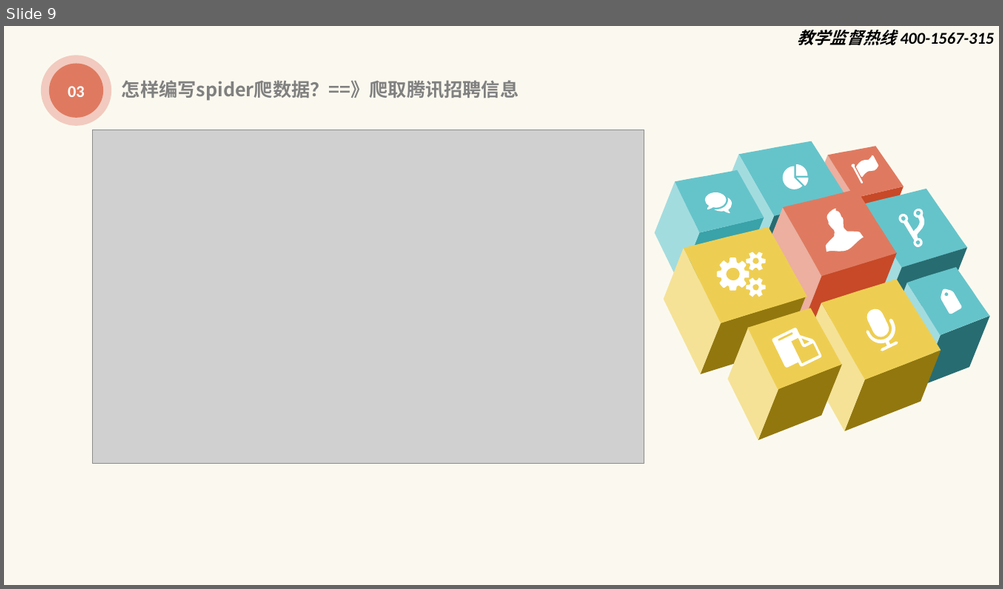
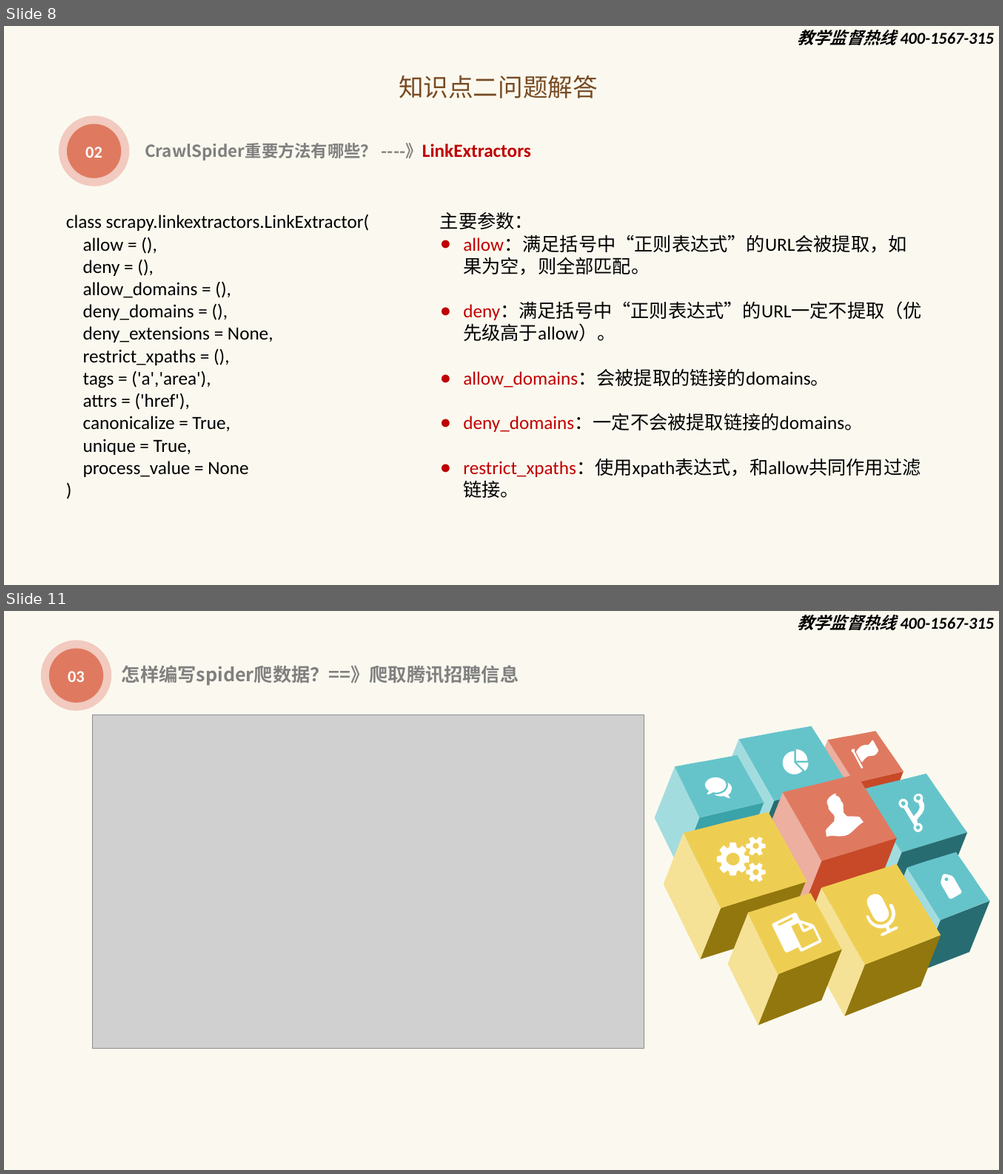
Before and after one commit to zx490336534/spider-review, a slide deck: 课件/python高级标准课件三.pptx. Shown one above the other, each under a label of ours: slide 9 before the commit, slides 8 and 11 after it; the slides between them are not shown. The pictures are 1003x589 and 1003x1174 pixels, drawn with LibreOffice and Linux fonts; fonts in the diff are those of the drawing; grey boxes stand for pictures; background and template pictures are left out. Boxes give left, top, right and bottom in pixels: in the first picture for what was removed or moved away, otherwise in the second. Text is boxed around its words. In the diff, an @@ line names an element or a change of style, - is before the commit and + after.

```diff
--- a/课件/python高级标准课件三.pptx
+++ b/课件/python高级标准课件三.pptx
@@ slide 8 added at (4,26,999,585), background #FFFFFF; not listed: 2 template elements that a slide beside it also shows @@
@@ text added at (398,75,597,99), 24 pt, text #784B23 @@
+知识点二问题解答
@@ ellipse added at (59,116,129,187), fill #F2CABF @@
@@ ellipse added at (67,124,121,178), fill #DF7A60, 16 pt, text #FFFFFF, bold @@
+02
@@ text added at (145,143,531,161), 16 pt, text #808080, bold @@
+CrawlSpider重要方法有哪些？ ----》LinkExtractors
@@ text added at (66,214,370,477), 18 pt, text #000000 @@
+class scrapy.linkextractors.LinkExtractor(
+allow = (),
+deny = (),
+allow_domains = (),
+deny_domains = (),
+deny_extensions = None,
+restrict_xpaths = (),
+tags = ('a','area'),
+attrs = ('href'),
+canonicalize = True,
+unique = True,
+process_value = None
+)
@@ text added at (440,212,922,498), 18 pt, text #000000 @@
+主要参数：
+● allow：满足括号中“正则表达式”的URL会被提取，如果为空，则全部匹配。
+● deny：满足括号中“正则表达式”的URL一定不提取（优先级高于allow）。
+● allow_domains：会被提取的链接的domains。
+● deny_domains：一定不会被提取链接的domains。
+● restrict_xpaths：使用xpath表达式，和allow共同作用过滤链接。
@@ what was slide 9 is now slide 11 @@
```
Also in this commit, not shown: 3 slides changed, 3 other slides added, 1 slide removed, 9 other files.
